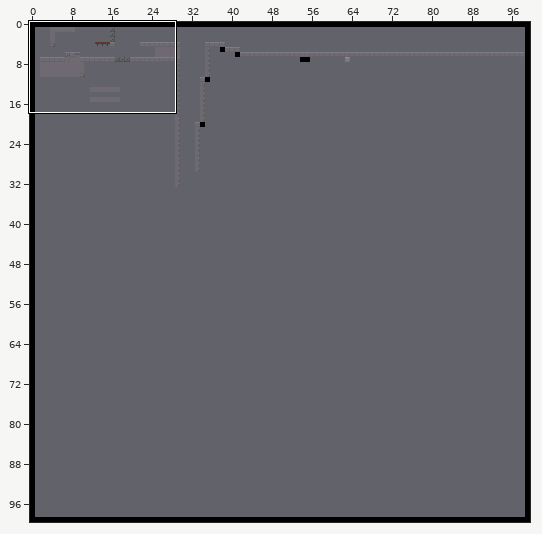
Two states of a Tiled map, bin/data/newMap.tmx. The picture above shows the old version from afar; the outline marks the close-up.
Close-up. Old version:
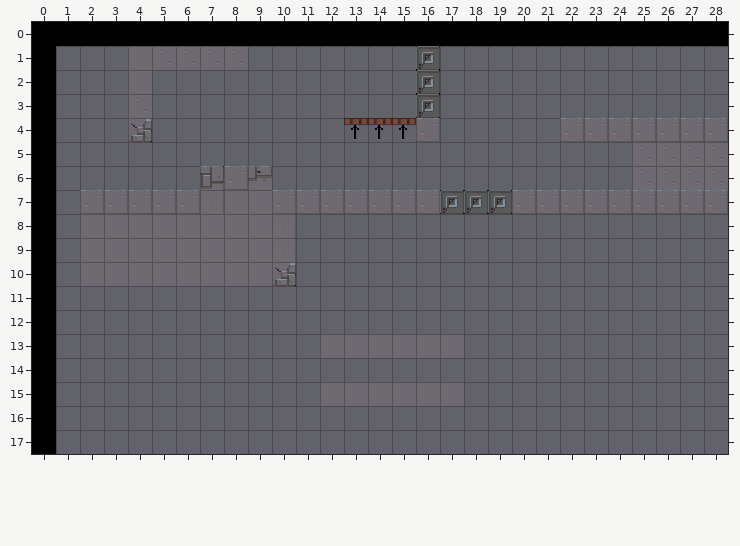
Cells are 16x16 px. Shown: x 0..28, y 0..17. The commit also changed other parts of the map, which this record leaves out.
The same view after the edit:
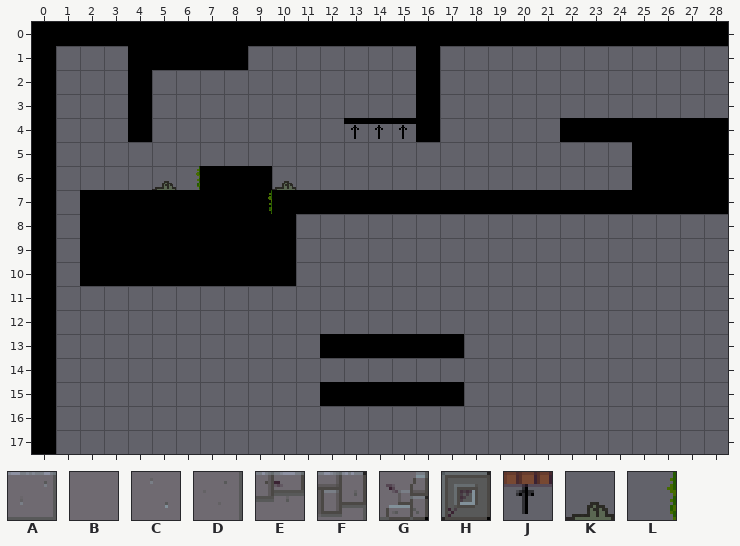
Key: from "Foreground1": A 0, B 1, C 2, D 4, E 5, F 6, G 7, H 9, J 10; from "Foreground2": K 0, L 1.
_ is an empty cell.
Tiles of an added or newly shown layer are drawn over the layers below it.
See-through tiles are keyed as they look on the map.
Difference:
Layer "Foreground1" (now hidden):
y 1: x 4..8 BCCCC -> _____; x 16 H -> _
y 2: x 4 B -> _; x 16 H -> _
y 3: x 4 C -> _; x 16 H -> _
y 4: x 4 G -> _; x 13..16 JJJA -> ____; x 22..28 AAAAAAA -> _______
y 5: x 25..28 CCCC -> ____
y 6: x 7..9 FAE -> ___; x 25..28 CCCC -> ____
y 7: x 2..28 AAAAADBBAAAAAAAHHHAAAAAAAAA -> ___________________________
y 8..9: x 2..10 BBBBBBBBD -> _________
y 10: x 2..10 BBBBBBBBG -> _________
y 13: x 12..17 BBBBBB -> ______
y 15: x 12..17 BBBBBB -> ______
Layer "Foreground2" (now shown):
y 6: x 5..6 __ -> KL; x 10 _ -> K
y 7: x 9 _ -> L
Changed places in both close-ups, as pixel boxes (x1, y1, x2, y2):
changed: (80, 46, 728, 286)
removed: (320, 334, 464, 358)
removed: (320, 382, 464, 406)
